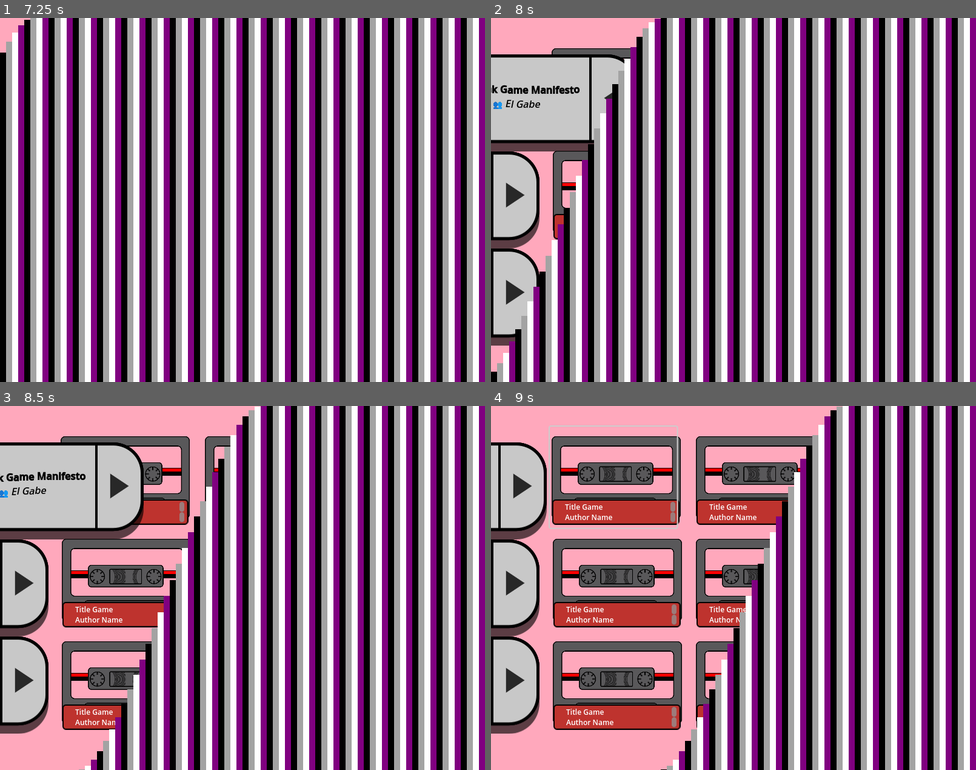
Above: before the commit, frames 1-4 (two rows, left to right).
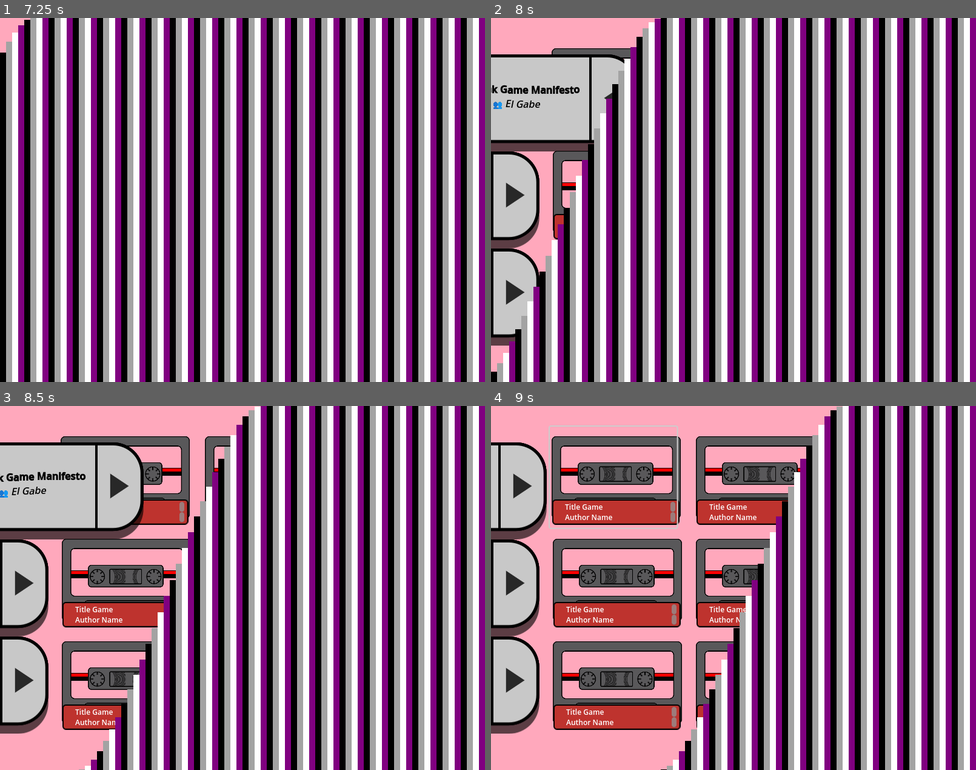
Above: after the commit, the same moments.

Repository: Falme/Mixtapes
Game: Godot game, scene res://Scenes/splash.tscn
The game is run twice, just before and just after one commit, with the same random seed, the same clock (stepped at 60 frames per second) and the same inputs.
Inputs (mouse positions are in pixels of both pictures, inside the frame that each line leads up to):
- Up to frame 1 (7.25 s): no input
- Up to frame 2 (8 s): click (515, 98) at 7.27 s
- Up to frame 3 (8.5 s): click (121, 478) at 8.02 s
- Up to frame 4 (9 s): click (612, 478) at 8.77 s

Frame 1 is identical in both runs. In frame 2, 0.1% of the frame differs, in the area x 0-28%, y 10-74%; in frame 3, 0.2%, in the area x 0-30%, y 10-90%; in frame 4, 0.2%.
Error in both runs: Attempt to call function 'get_as_text' in base 'null instance' on a null instance. (res://Scripts/Collection/tape_configuration.gd:12)

Commit message:
Some project cleaning (deleting unused files)

Diff:
--- a/Prefabs/Manifestos/item_manifesto.tscn
+++ b/Prefabs/Manifestos/item_manifesto.tscn
@@ -1,6 +1,6 @@
 [gd_scene load_steps=9 format=3 uid="uid://2d6byacn3gun"]
 
-[ext_resource type="Texture2D" uid="uid://d1gos0t7pwxp7" path="res://Sprites/Button.png" id="1_xo01b"]
+[ext_resource type="Texture2D" uid="uid://d2jx8end7xq5n" path="res://Sprites/Button.svg" id="1_y17p6"]
 [ext_resource type="Script" path="res://Scripts/Manifestos/slide_manifesto_button.gd" id="2_q0kwh"]
 [ext_resource type="Texture2D" uid="uid://872ldpcnwk0g" path="res://Sprites/Button-Arrow.svg" id="3_hg6t0"]
 
@@ -131,7 +131,7 @@
 anchor_bottom = 0.333
 grow_horizontal = 2
 grow_vertical = 2
-texture = ExtResource("1_xo01b")
+texture = ExtResource("1_y17p6")
 patch_margin_left = 64
 patch_margin_top = 64
 patch_margin_right = 64
--- a/Prefabs/SingletonTest.tscn
+++ /dev/null
@@ -1,15 +0,0 @@
-[gd_scene format=3 uid="uid://ds7nlxf2ri2sq"]
-
-[node name="SingletonTest" type="Control"]
-layout_mode = 3
-anchors_preset = 15
-anchor_right = 1.0
-anchor_bottom = 1.0
-grow_horizontal = 2
-grow_vertical = 2
-
-[node name="ColorRect" type="ColorRect" parent="."]
-layout_mode = 0
-offset_right = 40.0
-offset_bottom = 40.0
-color = Color(0.807843, 0.109804, 0.529412, 1)
--- a/Scripts/Manifestos/slide_manifesto_button.gd
+++ b/Scripts/Manifestos/slide_manifesto_button.gd
@@ -2,23 +2,10 @@
 
 var on_right : bool  = false
 
-# Called when the node enters the scene tree for the first time.
-func _ready() -> void:
-	pass # Replace with function body.
-
-
-# Called every frame. 'delta' is the elapsed time since the previous frame.
-func _process(delta: float) -> void:
-	pass
-
-
 func _on_arrow_button_pressed() -> void:
-
 	if on_right:
 		$SlideAnimation.play("slide_left")
 	else:
 		$SlideAnimation.play("slide_right")
 
 	on_right = !on_right
-
-	pass
--- a/Scripts/SplashScreen/Transition/scene_transition.gd
+++ b/Scripts/SplashScreen/Transition/scene_transition.gd
@@ -1,6 +1,4 @@
 extends Control
-
-#@onready var transition: Control = $AnimationIntro
 
 func _ready() -> void:
 	changeScene()
--- a/icon.svg
+++ /dev/null
@@ -1 +0,0 @@
-<svg height="128" width="128" xmlns="http://www.w3.org/2000/svg"><rect x="2" y="2" width="124" height="124" rx="14" fill="#363d52" stroke="#212532" stroke-width="4"/><g transform="scale(.101) translate(122 122)"><g fill="#fff"><path d="M105 673v33q407 354 814 0v-33z"/><path fill="#478cbf" d="m105 673 152 14q12 1 15 14l4 67 132 10 8-61q2-11 15-15h162q13 4 15 15l8 61 132-10 4-67q3-13 15-14l152-14V427q30-39 56-81-35-59-83-108-43 20-82 47-40-37-88-64 7-51 8-102-59-28-123-42-26 43-46 89-49-7-98 0-20-46-46-89-64 14-123 42 1 51 8 102-48 27-88 64-39-27-82-47-48 49-83 108 26 42 56 81zm0 33v39c0 276 813 276 813 0v-39l-134 12-5 69q-2 10-14 13l-162 11q-12 0-16-11l-10-65H447l-10 65q-4 11-16 11l-162-11q-12-3-14-13l-5-69z"/><path d="M483 600c3 34 55 34 58 0v-86c-3-34-55-34-58 0z"/><circle cx="725" cy="526" r="90"/><circle cx="299" cy="526" r="90"/></g><g fill="#414042"><circle cx="307" cy="532" r="60"/><circle cx="717" cy="532" r="60"/></g></g></svg>
Not shown, changed: Data/flagcolorgather.js.txt
Not shown, removed: Editables/Icons/Button.svg.import
Not shown, changed: PUBLIC LICENSE.txt
Binary file removed: Sprites/Button.png
Not shown, removed: Sprites/Button.png.import
Renamed: Editables/Icons/Button.svg -> Sprites/Button.svg
Not shown, changed: Sprites/Button.svg.import
Binary file removed: Sprites/Cassette-SplashScreen-Icon.png
Not shown, removed: Sprites/Cassette-SplashScreen-Icon.png.import
Binary file removed: Sprites/folder_back.png
Not shown, removed: Sprites/folder_back.png.import
Binary file removed: Sprites/folder_front.png
(and 2 more such lines)
